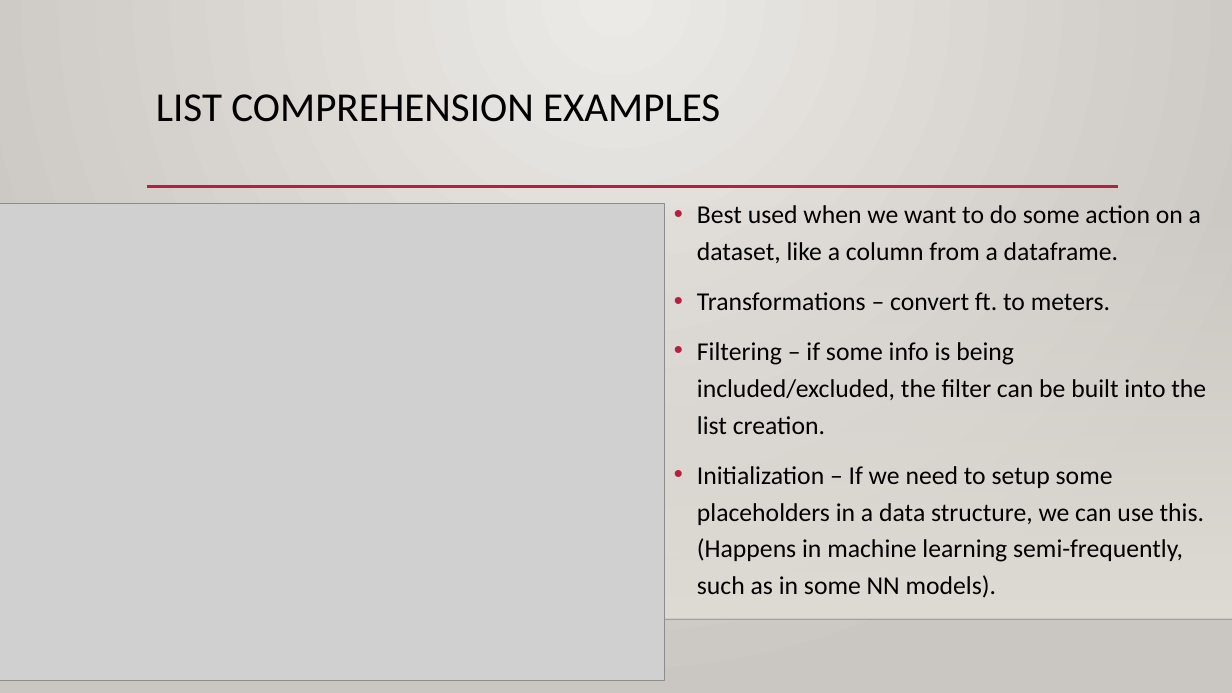
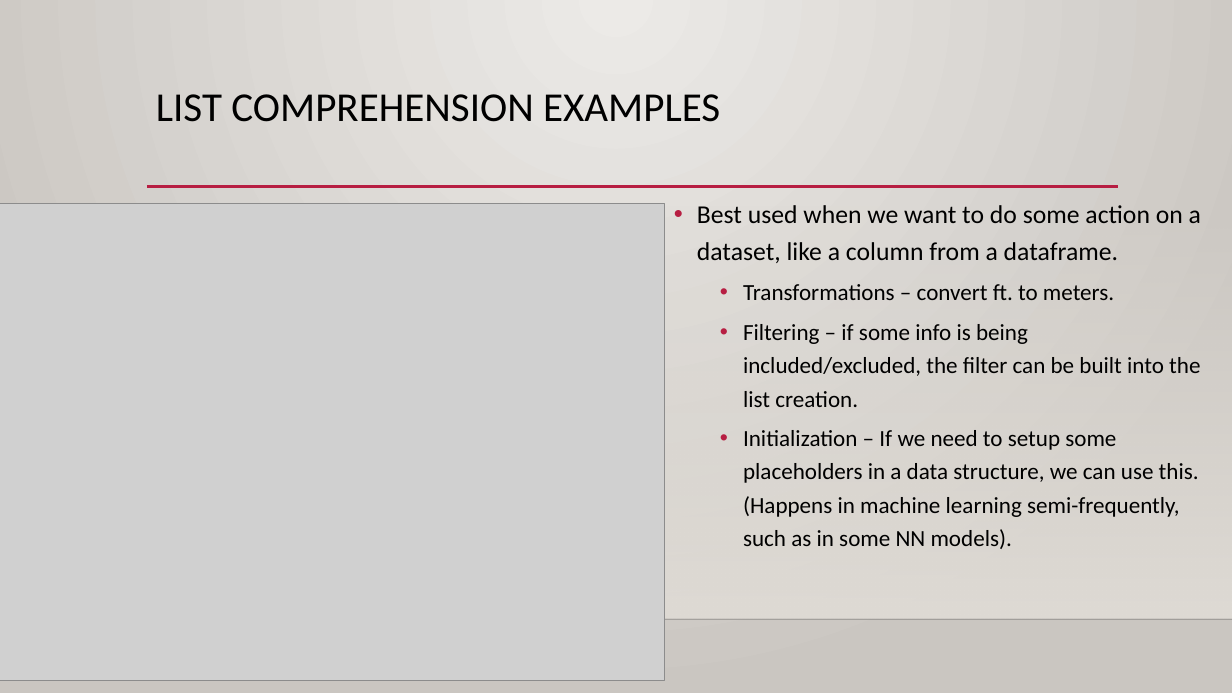
Before and after one commit to AkeemSemperDataScience/Programming_Basics_for_Machine_Learning_Students, a slide deck: slide 5 of reference_material/slides/014_bulk_actions.pptx. Drawn at 1232x693 pixels with LibreOffice and Linux fonts; fonts in the diff are those of the drawing; grey boxes stand for pictures; background and template pictures are left out. Boxes give left, top, right and bottom in pixels: in the first picture for what was removed or moved away, otherwise in the second. Text is boxed around its words. In the diff, an @@ line names an element or a change of style, - is before the commit and + after.

```diff
--- a/reference_material/slides/014_bulk_actions.pptx
+++ b/reference_material/slides/014_bulk_actions.pptx
@@ text at [743,284,1200,549]: size 20 to 18 pt in "Transformations – convert ft. to meters.", "Filtering – if some info is being ...", "Initialization – If we need to setup ..."; list level 1 to 2 in "Transformations – convert ft. to ..."; list level 1 to 2 in "Filtering – if some info ..."; list level 1 to 2 in "Initialization – If we need ..." @@
```
Also in this commit, not shown: 3 other slides changed, 3 slides added, 7 other files.
